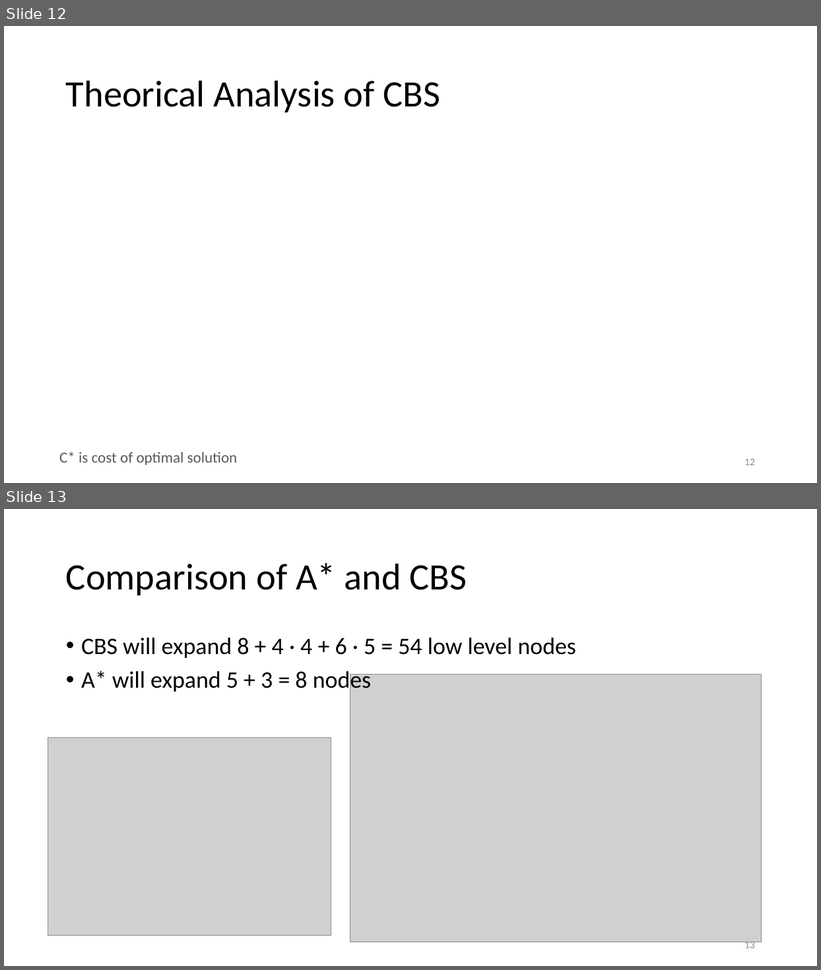
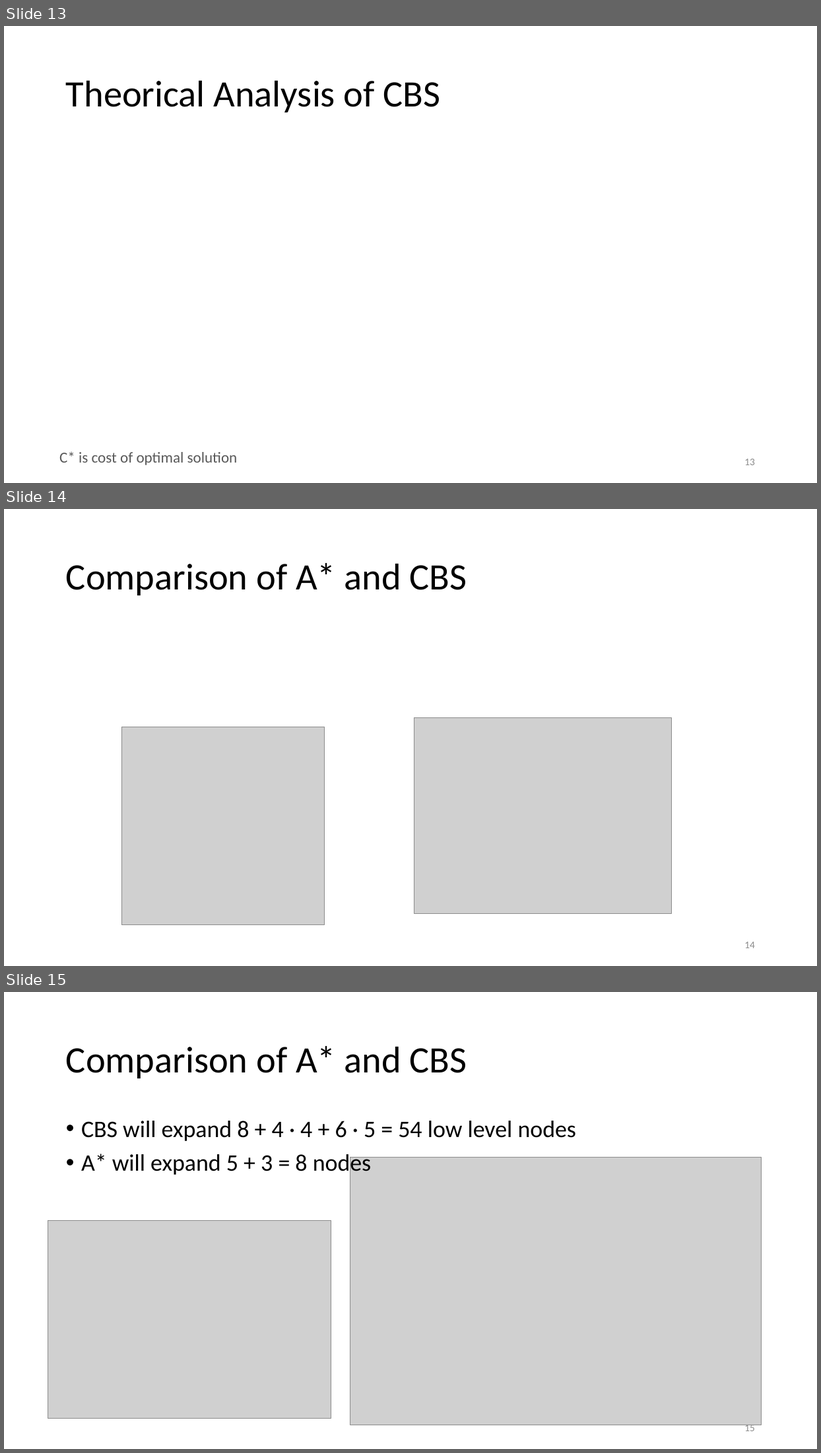
Before and after one commit to DemirDorukDilek/CBS, a slide deck: dahahilipls.pptx. Shown one above the other, each under a label of ours: slides 12 and 13 before the commit, slides 13, 14 and 15 after it. The pictures are 821x970 and 821x1453 pixels, drawn with LibreOffice and Linux fonts; fonts in the diff are those of the drawing; grey boxes stand for pictures. Boxes give left, top, right and bottom in pixels: in the first picture for what was removed or moved away, otherwise in the second. Text is boxed around its words. In the diff, an @@ line names an element or a change of style, - is before the commit and + after.

```diff
--- a/dahahilipls.pptx
+++ b/dahahilipls.pptx
@@ slide 14 added at bbox=[4, 509, 817, 966], background #FFFFFF @@
@@ title added at bbox=[66, 563, 467, 595], 44 pt, text #000000 @@
+Comparison of A* and CBS
@@ picture added at bbox=[415, 718, 672, 914] @@
@@ picture added at bbox=[121, 727, 325, 925] @@
@@ page number added at bbox=[745, 942, 755, 949], 12 pt, text #8C8C8C @@
+14
@@ what was slide 12 is now slide 13 @@
@@ page number at bbox=[745, 459, 755, 466]: text changed @@
-12
+13
@@ what was slide 13 is now slide 15 @@
@@ page number at bbox=[745, 1423, 755, 1432]: text changed @@
-13
+15
```
Also in this commit, not shown: 3 slides changed, 1 other slide added.
